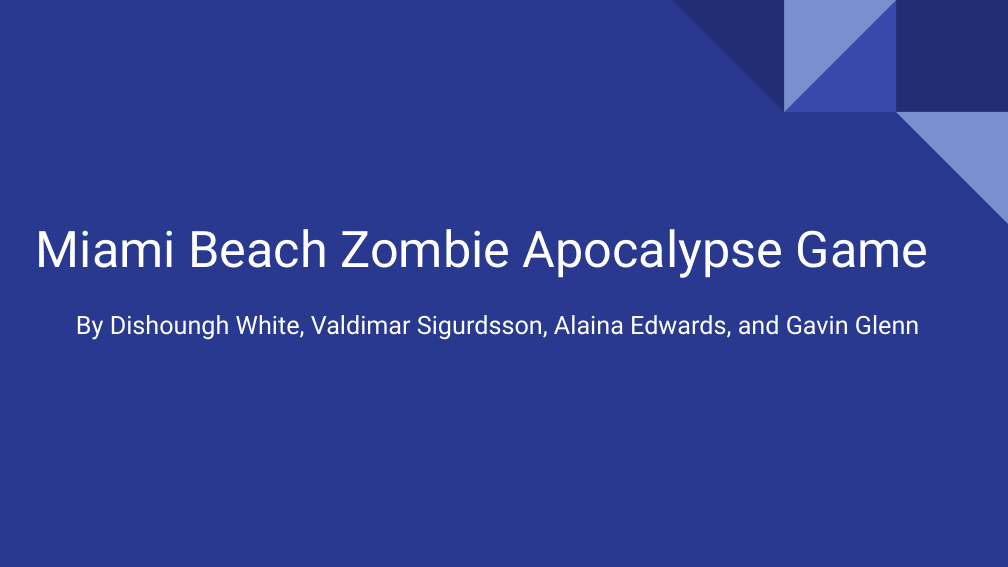
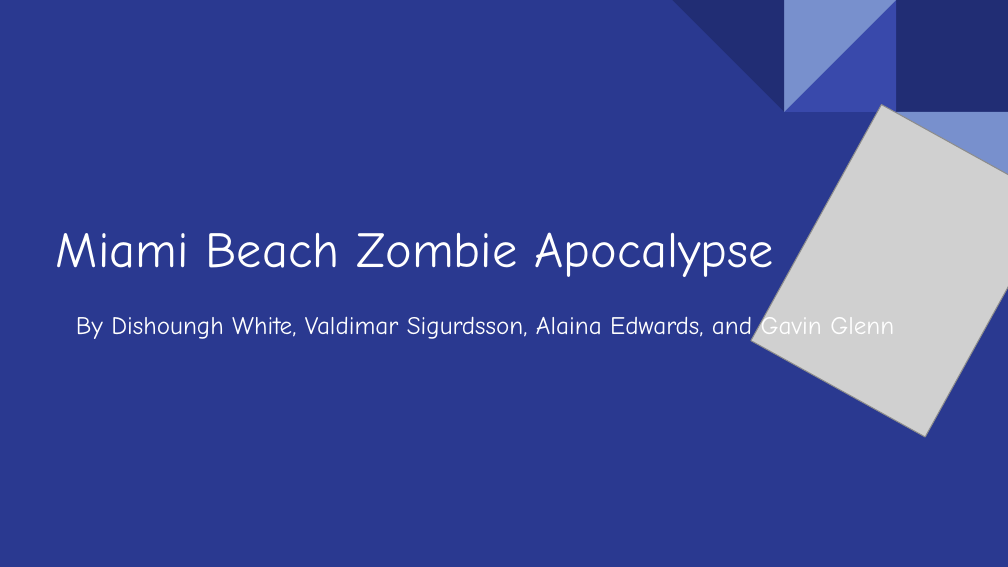
Before and after one commit to Dishoungh/software_engineering_project, a slide deck: slide 1 of Zombie Shooter Game.pptx. Drawn at 1008x567 pixels with LibreOffice and Linux fonts; fonts in the diff are those of the drawing; grey boxes stand for pictures. Boxes give left, top, right and bottom in pixels: in the first picture for what was removed or moved away, otherwise in the second. Text is boxed around its words. In the diff, an @@ line names an element or a change of style, - is before the commit and + after.

```diff
--- a/Zombie Shooter Game.pptx
+++ b/Zombie Shooter Game.pptx
@@ picture added at (x1=751, y1=105, x2=1008, y2=438) @@
@@ title at (x1=56, y1=232, x2=773, y2=277): text changed; font Roboto to Comic Neue @@
-Miami Beach Zombie Apocalypse Game
+Miami Beach Zombie Apocalypse
@@ subtitle "By Dishoungh White, Valdimar Sigurdsson, ..." at (x1=76, y1=312, x2=894, y2=342): font Roboto to Comic Neue @@
```
Also in this commit, not shown: 2 other slides changed, 1 slide added, 1 slide removed, 3 other files.
